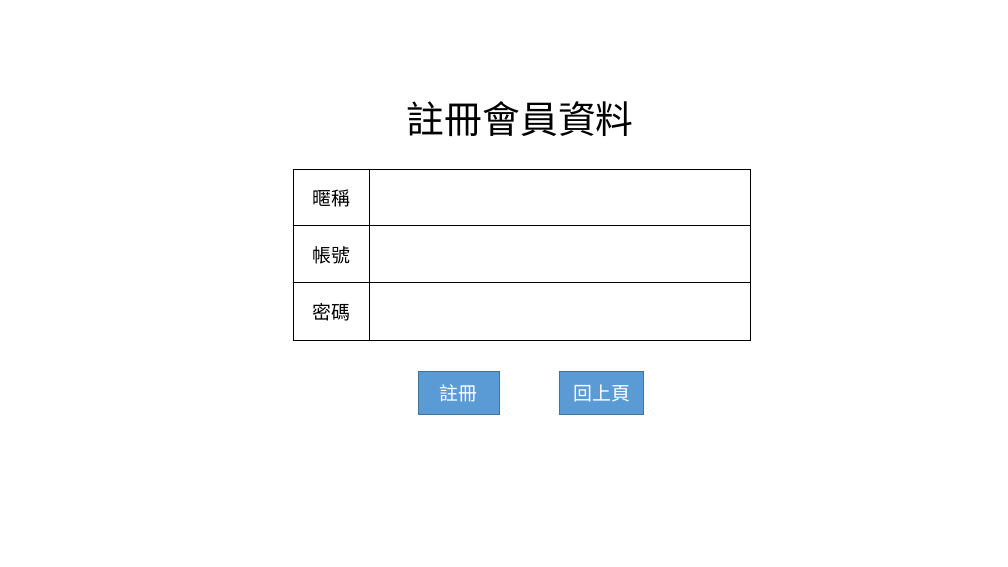
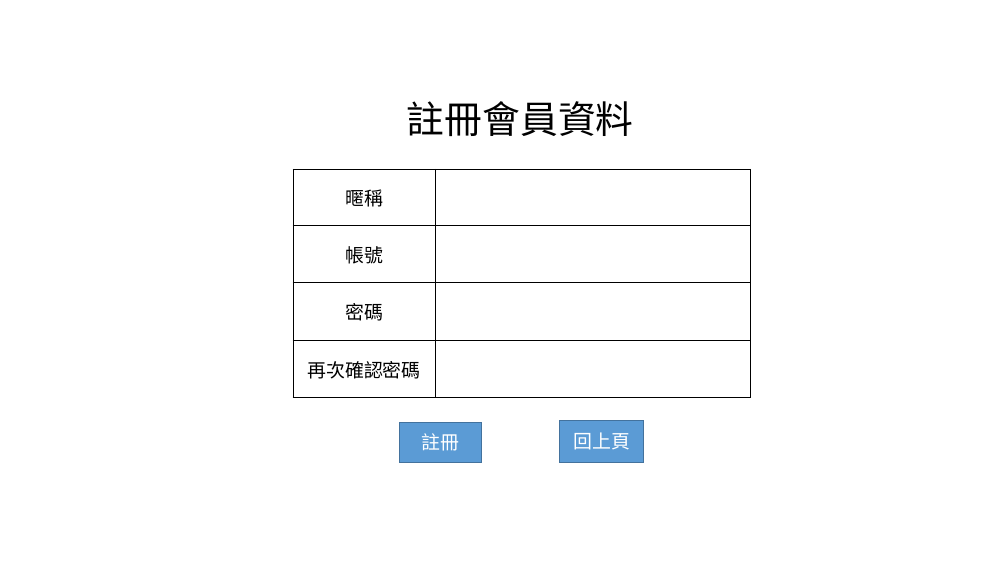
Before and after one commit to sx3578426sx/MovieReview, a slide deck: slide 8 of 文件存放區/電影評什麼UI設計.pptx. Drawn at 1008x567 pixels with LibreOffice and Linux fonts; fonts in the diff are those of the drawing. Boxes give left, top, right and bottom in pixels: in the first picture for what was removed or moved away, otherwise in the second. Text is boxed around its words. In the diff, an @@ line names an element or a change of style, - is before the commit and + after.

```diff
--- a/文件存放區/電影評什麼UI設計.pptx
+++ b/文件存放區/電影評什麼UI設計.pptx
@@ table at bbox=[293, 169, 751, 398] @@
+row 4: 再次確認密碼 | 
@@ rectangle "註冊": place and size @@
-rectangle "註冊" at bbox=[418, 372, 500, 414]
+rectangle "註冊" at bbox=[399, 422, 481, 463]
@@ rectangle "回上頁": place and size @@
-rectangle "回上頁" at bbox=[560, 372, 644, 414]
+rectangle "回上頁" at bbox=[560, 420, 644, 463]
```
Also in this commit, not shown: 5 other files.
